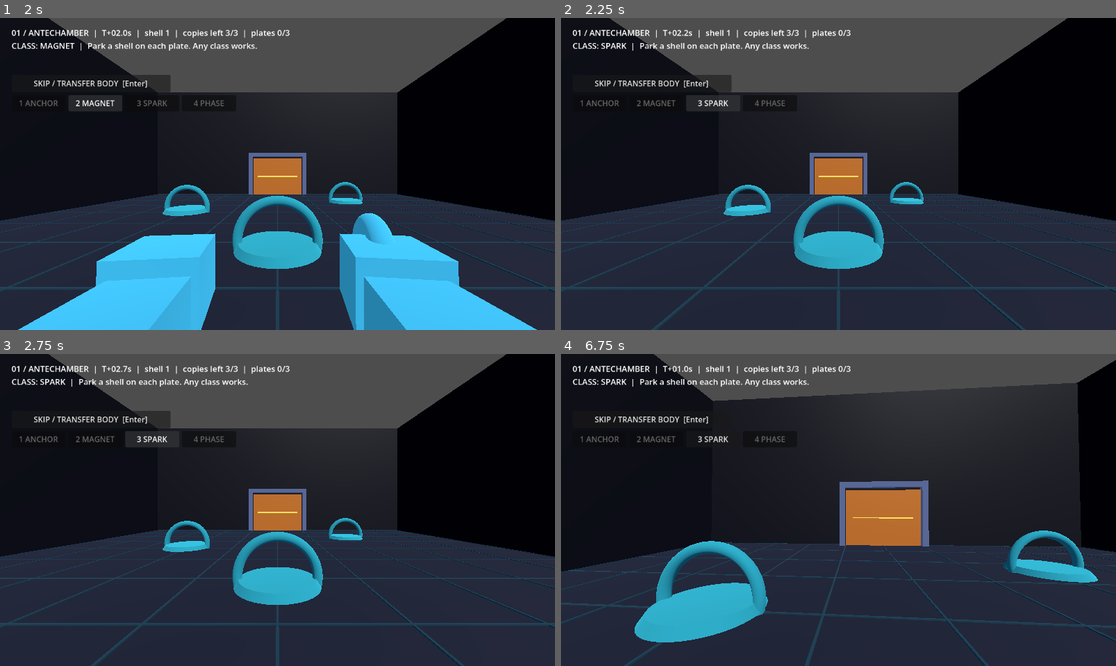
Above: before the commit, frames 1-4 (two rows, left to right).
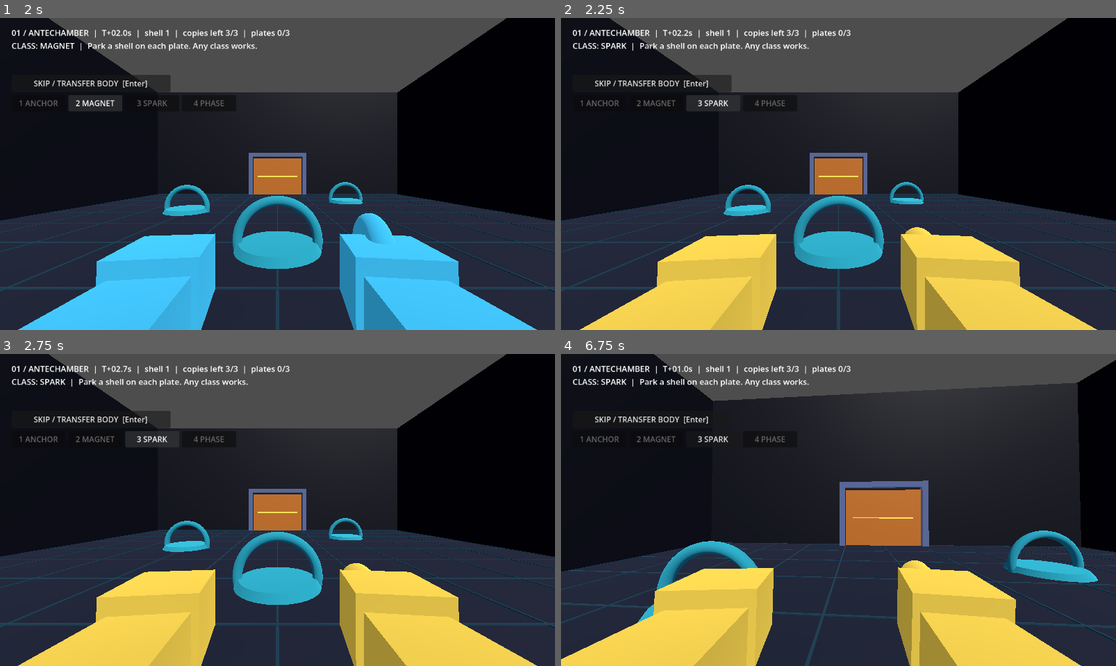
Above: after the commit, the same moments.

Repository: peakbuild112000/phantom-loop
Game: Godot game, scene res://scenes/main.tscn
Same seed, same stepped clock (60 frames per second), same inputs: the game is played once before the commit and once after it.
Inputs (mouse positions are in pixels of both pictures, inside the frame that each line leads up to):
- Up to frame 1 (2 s): click "1 ANCHOR" at 0.5 s; click "2 MAGNET" at 1.25 s
- Up to frame 2 (2.25 s): click "3 SPARK" at 2 s
- Up to frame 3 (2.75 s): no input
- Up to frame 4 (6.75 s): click "4 PHASE" at 2.75 s; click "SKIP / TRANSFER BODY [Enter]" at 3.5 s; click "SKIP / TRANSFER BODY [Enter]" at 4.25 s; tap Enter at 5 s; move the mouse to (866, 510) at 5.02 s; hold W (move_forward) from 5.03 s (still down); tap 1 at 5.1 s; click (866, 510) at 5.17 s; tap R (restart) at 5.75 s; move the mouse to (810, 510) at 5.77 s; tap 2 at 5.85 s; move the mouse to (849, 503) at 6.52 s; tap 3 at 6.6 s

Frame 1 is identical in both runs. In frame 2, 14% of the frame differs, in the area x 3-97%, y 67-100%; in frame 3, 14%; in frame 4, 15%, in the area x 0-97%, y 62-100%.
Error before the commit: Invalid assignment of property or key 'radius' with value of type 'float' on a base object of type 'CylinderMesh'. (res://scripts/robot_shell.gd:97)

Commit message:
fix: use top/bottom radius for Magnet cylinder mesh

Diff:
--- a/scripts/robot_shell.gd
+++ b/scripts/robot_shell.gd
@@ -94,7 +94,8 @@
 			tool.position = Vector3(0.0, 0.0, -0.24)
 		2:
 			var c := CylinderMesh.new()
-			c.radius = 0.07
+			c.top_radius = 0.07
+			c.bottom_radius = 0.07
 			c.height = 0.34
 			tool.mesh = c
 			tool.rotation_degrees = Vector3(90.0, 0.0, 0.0)
--- a/tests/smoke_test.gd
+++ b/tests/smoke_test.gd
@@ -1,4 +1,6 @@
 extends SceneTree
+
+const RobotShell = preload("res://scripts/robot_shell.gd")
 
 func _init() -> void:
 	var scene := load("res://scenes/main.tscn") as PackedScene
@@ -89,4 +91,19 @@
 	# The old bug released the pointer inside _win(); that must no longer happen.
 	var not_released: bool = not bool(main.get("_mouse_released_by_user"))
 	print("MOUSE_AFTER_LEVEL=", mode_ok, " NOT_RELEASED_ON_WIN=", not_released, " HEADLESS=", headless)
+
+	# 10. Every class builds a complete viewmodel and a walkable shell.
+	#     A bad mesh property logs an error and leaves the tool without a mesh.
+	var models_ok: bool = true
+	for i in range(4):
+		var vm: Node3D = RobotShell.make_viewmodel(i)
+		var tool := vm.get_node_or_null("HandR/Tool") as MeshInstance3D
+		if tool == null or tool.mesh == null:
+			models_ok = false
+		var shell := RobotShell.new()
+		shell.setup(i, false)
+		shell.animate(1.0, 3.0)
+		shell.free()
+		vm.free()
+	print("VIEWMODELS_OK=", models_ok)
 	quit()
Not shown, changed: docs/COPY_ME.md
